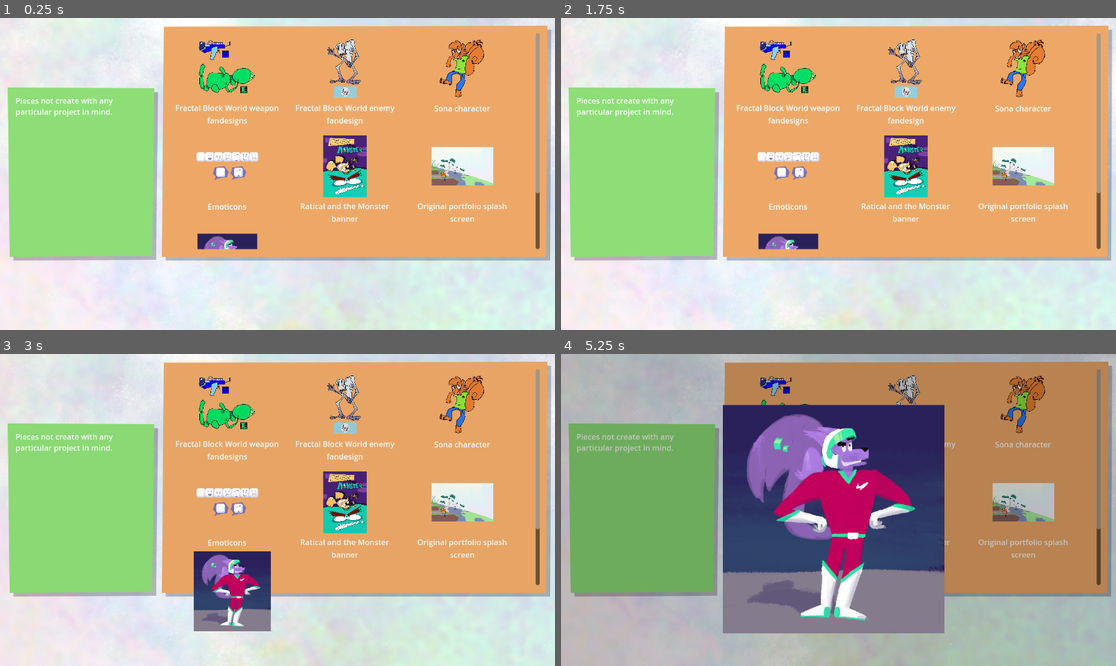
Above: before the commit, frames 1-4 (two rows, left to right).
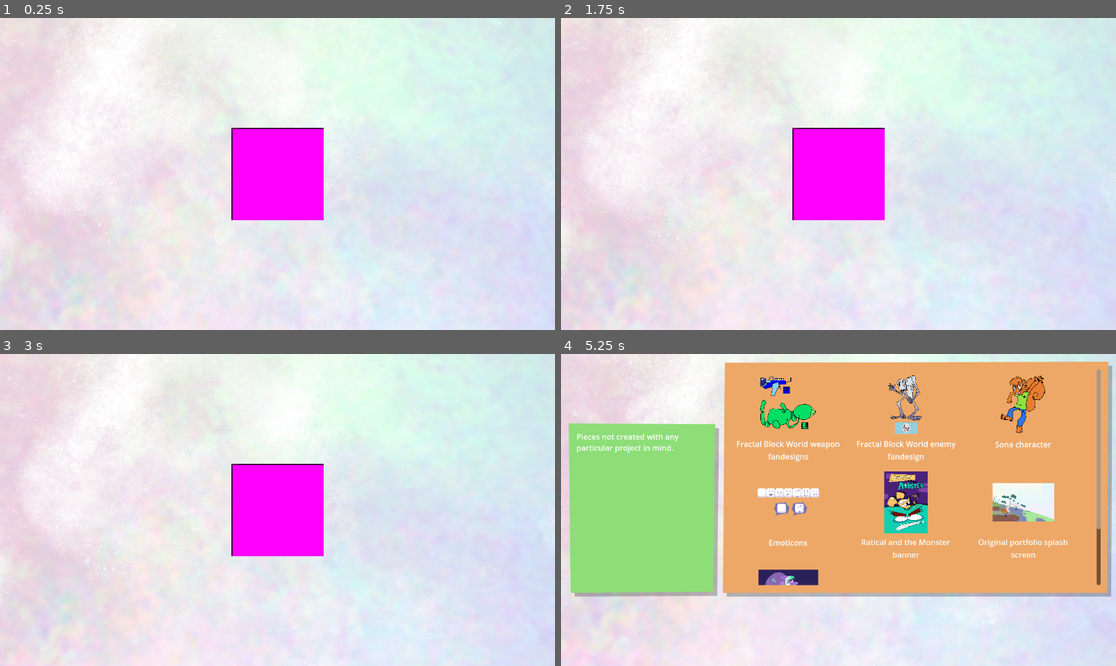
Above: after the commit, the same moments.

Repository: JumboDS64/PortfolioSite
Game: Godot game, scene res://main.tscn
Two runs of this game, one before a commit and one after it. Both use one fixed random seed, a clock stepped at 60 frames per second and the inputs below.
Inputs (mouse positions are in pixels of both pictures, inside the frame that each line leads up to):
- Up to frame 1 (0.25 s): no input
- Up to frame 2 (1.75 s): tap Enter at 0.5 s; move the mouse to (960, 158) at 0.52 s; click (960, 158) at 0.67 s; tap Space at 1.25 s; move the mouse to (727, 189) at 1.27 s; click (727, 189) at 1.42 s
- Up to frame 3 (3 s): tap Enter at 2 s; move the mouse to (333, 441) at 2.02 s; click (333, 441) at 2.17 s; tap Space at 2.75 s; move the mouse to (249, 572) at 2.77 s; click (249, 572) at 2.92 s
- Up to frame 4 (5.25 s): tap Enter at 3.5 s; move the mouse to (1005, 556) at 3.52 s; click (1005, 556) at 3.67 s; tap Space at 4.25 s; move the mouse to (672, 463) at 4.27 s; click (672, 463) at 4.42 s; move the mouse to (866, 510) at 5.02 s; click (866, 510) at 5.17 s

The runs differ from the first frame. In frame 1, 71% of the frame differs, in the area x 0-100%, y 0-100%; in frame 2, 72%; in frame 3, 76%; in frame 4, 99%.
Error after the commit: Invalid access to property or key 'position' on a base object of type 'null instance'. (res://scenes/gfx/darkworld.gd:9)

Commit message:
darkworld bg now scrolls

Diff:
--- a/assets/categories/p_null.json
+++ b/assets/categories/p_null.json
@@ -1,4 +1,4 @@
 {
 	"title": "Misc.",
-	"description": "Pieces not create with any particular project in mind."
+	"description": "Pieces not created with any particular project in mind."
 }
--- a/main.gd
+++ b/main.gd
@@ -7,7 +7,7 @@
 	Global.load_data()
 	#print(Global.piecesSorted_project)
 	#print(Global.piecesSorted_skill)
-	set_mode("universe_null")
+	set_mode("selectProject")
 
 func set_mode(path):
 	remove_child(mode)
--- a/project.godot
+++ b/project.godot
@@ -23,6 +23,11 @@
 
 naming/node_name_casing=2
 
+[layer_names]
+
+2d_physics/layer_1="Terrain"
+2d_physics/layer_5="Mouse"
+
 [rendering]
 
 textures/canvas_textures/default_texture_filter=0
--- /dev/null
+++ b/scenes/entities_multiverse/universe.gd
@@ -0,0 +1,11 @@
+extends CharacterBody2D
+
+@export var category:String
+
+func _ready():
+	pass
+
+func _on_input_event(viewport: Node, event: InputEvent, shape_idx: int) -> void:
+	if(event is InputEventMouseButton):
+		if(event.button_index == 1 and event.pressed):
+			Global.MAIN.set_mode("category_"+category)
--- /dev/null
+++ b/scenes/entities_multiverse/universe.tscn
@@ -0,0 +1,21 @@
+[gd_scene load_steps=4 format=3 uid="uid://bh8kv4aela35l"]
+
+[ext_resource type="Script" uid="uid://dyks5l2mrenew" path="res://scenes/entities_multiverse/universe.gd" id="1_72fdd"]
+
+[sub_resource type="PlaceholderTexture2D" id="PlaceholderTexture2D_72fdd"]
+size = Vector2(192, 192)
+
+[sub_resource type="CircleShape2D" id="CircleShape2D_72fdd"]
+radius = 96.0
+
+[node name="universe" type="CharacterBody2D"]
+input_pickable = true
+script = ExtResource("1_72fdd")
+
+[node name="sprite_2d" type="Sprite2D" parent="."]
+texture = SubResource("PlaceholderTexture2D_72fdd")
+
+[node name="collision_shape_2d" type="CollisionShape2D" parent="."]
+shape = SubResource("CircleShape2D_72fdd")
+
+[connection signal="input_event" from="." to="." method="_on_input_event"]
--- a/scenes/gfx/clouds.gdshader
+++ b/scenes/gfx/clouds.gdshader
@@ -4,6 +4,7 @@
 uniform sampler2D darkclouds2 : repeat_enable, filter_nearest;
 uniform sampler2D darkclouds3 : repeat_enable, filter_nearest;
 varying vec2 worldUV;
+uniform vec2 cam_;
 const float timeRollover = 3600.0;
 const float timeDiv = 8.0;
 
@@ -12,19 +13,20 @@
 }
 
 void fragment() {
+	vec2 cam = cam_*0.0005;
 	vec2 noiseCorrect = vec2(1.0,1.0)/vec2(textureSize(darkclouds1, 0).xy);
 	vec2 wuv = vec2(worldUV.x*noiseCorrect.x, worldUV.y*noiseCorrect.y);
 	float v1 = texture(darkclouds1, vec2(wuv.x + TIME/(50.0*timeDiv),
-										 wuv.y + TIME/(25.0*timeDiv))).x;
+										 wuv.y + TIME/(25.0*timeDiv)) - cam*0.5).x;
 	float v2 = texture(darkclouds1, vec2(wuv.x*2.0 - TIME/(25.0*timeDiv),
-										 wuv.y*2.0 - TIME/(50.0*timeDiv))).x;
+										 wuv.y*2.0 - TIME/(50.0*timeDiv)) - cam*0.5).x;
 	float v3 = texture(darkclouds3, vec2(wuv.x*2.0 + TIME/(15.0*timeDiv),
-										 wuv.y*2.0 + TIME/(60.0*timeDiv))).x;
+										 wuv.y*2.0 + TIME/(60.0*timeDiv)) - cam*0.5).x;
 	float v4 = texture(darkclouds3, vec2(wuv.x - TIME/(100.0*timeDiv),
-										 wuv.y - TIME/(200.0*timeDiv))).x;
-	float vB1 = texture(darkclouds2, vec2(wuv.x*3.0 - TIME/(15.0*timeDiv) + cos(TIME/(1.0*timeDiv) + wuv.y*10.0)/10.0,
-										  wuv.y*3.0 + TIME/(60.0*timeDiv) + sin(TIME/(1.0*timeDiv) + wuv.x*10.0)/10.0)).x;
+										 wuv.y - TIME/(200.0*timeDiv)) - cam*0.5).x;
+	float vB1 = texture(darkclouds2, vec2(wuv.x*3.0 - TIME/(15.0*timeDiv) - cam.x*0.25 + cos(TIME/(1.0*timeDiv) + wuv.y*10.0 - cam.x*0.25)/10.0,
+										  wuv.y*3.0 + TIME/(60.0*timeDiv) - cam.y*0.25 + sin(TIME/(1.0*timeDiv) + wuv.x*10.0 - cam.y*0.25)/10.0)).x;
 	float vB2 = texture(darkclouds1, vec2(wuv.x*3.0 + TIME/(60.0*timeDiv),
-										  wuv.y*3.0 - TIME/(20.0*timeDiv))).x;
+										  wuv.y*3.0 - TIME/(20.0*timeDiv)) - cam*0.5).x;
 	COLOR = vec4(1.0,1.0,1.0, (v1-v2 + clamp(v3-v4,0.0,1.0) + clamp(vB1-vB2,0.0,1.0))*2.0);
 }
--- a/scenes/gfx/darkworld.gd
+++ b/scenes/gfx/darkworld.gd
@@ -5,4 +5,6 @@
 	pass
 
 func _process(delta):
-	pass
+	if(!Engine.is_editor_hint()):
+		$surface.material.set_shader_parameter("cam_", get_viewport().get_camera_2d().position)
+		$clouds.material.set_shader_parameter("cam_", get_viewport().get_camera_2d().position)
--- a/scenes/gfx/darkworld.tscn
+++ b/scenes/gfx/darkworld.tscn
@@ -11,6 +11,7 @@
 [sub_resource type="ShaderMaterial" id="ShaderMaterial_0ibk5"]
 shader = ExtResource("2_25lfg")
 shader_parameter/darksurface = ExtResource("6_h3pja")
+shader_parameter/cam_ = Vector2(0, 0)
 
 [sub_resource type="PlaceholderTexture2D" id="PlaceholderTexture2D_2v7wt"]
 size = Vector2(1152, 648)
@@ -20,6 +21,7 @@
 shader_parameter/darkclouds1 = ExtResource("3_ij8v3")
 shader_parameter/darkclouds2 = ExtResource("4_vjurf")
 shader_parameter/darkclouds3 = ExtResource("5_0lmsw")
+shader_parameter/cam_ = Vector2(0, 0)
 
 [node name="darkworld" type="Node2D"]
 script = ExtResource("1_2v7wt")
--- a/scenes/gfx/surface.gdshader
+++ b/scenes/gfx/surface.gdshader
@@ -2,6 +2,7 @@
 
 uniform sampler2D darksurface : repeat_enable, filter_nearest;
 varying vec2 worldUV;
+uniform vec2 cam_;
 const float timeRollover = 3600.0;
 const float timeDiv = 8.0;
 
@@ -10,9 +11,10 @@
 }
 
 void fragment() {
+	vec2 cam = cam_*0.0005;
 	vec2 noiseCorrect = vec2(1.0,1.0)/vec2(textureSize(darksurface, 0).xy);
 	vec2 wuv = vec2(worldUV.x*noiseCorrect.x, worldUV.y*noiseCorrect.y);
 	vec4 v1 = texture(darksurface, vec2(wuv.x + TIME/(30.0*timeDiv),
-										wuv.y + TIME/(20.0*timeDiv)));
+										wuv.y + TIME/(20.0*timeDiv)) - cam*0.75);
 	COLOR = v1;
 }
--- /dev/null
+++ b/scenes/modes/cameraScroll.gd
@@ -0,0 +1,19 @@
+extends StaticBody2D
+
+@export var vec:Vector2
+@export var camera:Camera2D
+var isMouse:bool
+
+func _ready():
+	input_pickable = true
+
+func _on_mouse_entered() -> void:
+	print(name)
+	isMouse = true
+
+func _on_mouse_exited() -> void:
+	isMouse = false
+
+func _process(delta):
+	if(isMouse):
+		camera.position += vec*400*delta
--- a/scenes/modes/mode_universe_null.tscn
+++ b/scenes/modes/mode_category_null.tscn
@@ -1,20 +1,20 @@
 [gd_scene load_steps=5 format=3 uid="uid://d3ifx0l53kpqj"]
 
-[ext_resource type="Script" uid="uid://dw6p7w4w3268s" path="res://scenes/modes/mode_universe.gd" id="1_ep24m"]
+[ext_resource type="Script" uid="uid://dw6p7w4w3268s" path="res://scenes/modes/mode_category.gd" id="1_ep24m"]
 [ext_resource type="PackedScene" uid="uid://df0xomm3hogj5" path="res://scenes/gfx/darkworld.tscn" id="2_37gao"]
-[ext_resource type="PackedScene" uid="uid://d0bvukphyye4y" path="res://scenes/widgets/universe_menu.tscn" id="2_egq6i"]
+[ext_resource type="PackedScene" uid="uid://d0bvukphyye4y" path="res://scenes/widgets/category_menu.tscn" id="2_egq6i"]
 [ext_resource type="Texture2D" uid="uid://bwttxk4k7px5k" path="res://assets/themes/universe_base.png" id="3_t244s"]
 
-[node name="mode_universe_null" type="Node"]
+[node name="mode_category_null" type="Node"]
 script = ExtResource("1_ep24m")
 
 [node name="darkworld" parent="." instance=ExtResource("2_37gao")]
 
-[node name="universe_base" type="Sprite2D" parent="."]
+[node name="category_base" type="Sprite2D" parent="."]
 position = Vector2(576, 256)
 texture = ExtResource("3_t244s")
 
-[node name="universe_menu" parent="." instance=ExtResource("2_egq6i")]
+[node name="category_menu" parent="." instance=ExtResource("2_egq6i")]
 tag = "null"
 
 [node name="focusFade" type="ColorRect" parent="."]
--- /dev/null
+++ b/scenes/modes/mode_selectProject.gd
@@ -0,0 +1,7 @@
+extends Mode
+
+func _ready():
+	pass
+
+func _process(delta):
+	pass
--- /dev/null
+++ b/scenes/modes/mode_selectProject.tscn
@@ -0,0 +1,83 @@
+[gd_scene load_steps=9 format=3 uid="uid://ce8gwym5rlmy8"]
+
+[ext_resource type="Script" uid="uid://61uakgsmmwx0" path="res://scenes/modes/mode_selectProject.gd" id="1_bow8e"]
+[ext_resource type="PackedScene" uid="uid://df0xomm3hogj5" path="res://scenes/gfx/darkworld.tscn" id="2_e6j50"]
+[ext_resource type="Script" uid="uid://bkx7ndiwnuljv" path="res://scenes/modes/cameraScroll.gd" id="3_1qo12"]
+[ext_resource type="PackedScene" uid="uid://bh8kv4aela35l" path="res://scenes/entities_multiverse/universe.tscn" id="3_v0ywi"]
+
+[sub_resource type="WorldBoundaryShape2D" id="WorldBoundaryShape2D_v0ywi"]
+normal = Vector2(1, 0)
+
+[sub_resource type="WorldBoundaryShape2D" id="WorldBoundaryShape2D_1qo12"]
+normal = Vector2(-1, 0)
+
+[sub_resource type="WorldBoundaryShape2D" id="WorldBoundaryShape2D_w2oxa"]
+normal = Vector2(0, 1)
+
+[sub_resource type="WorldBoundaryShape2D" id="WorldBoundaryShape2D_hksgq"]
+
+[node name="mode_selectProject" type="Node"]
+script = ExtResource("1_bow8e")
+
+[node name="camera_2d" type="Camera2D" parent="."]
+position = Vector2(576, 324)
+
+[node name="darkworld" parent="camera_2d" instance=ExtResource("2_e6j50")]
+position = Vector2(-576, -324)
+
+[node name="scroll_left" type="StaticBody2D" parent="camera_2d" node_paths=PackedStringArray("camera")]
+position = Vector2(-480, 0)
+collision_layer = 16
+collision_mask = 0
+script = ExtResource("3_1qo12")
+vec = Vector2(-1, 0)
+camera = NodePath("..")
+
+[node name="collision_shape_2d" type="CollisionShape2D" parent="camera_2d/scroll_left"]
+shape = SubResource("WorldBoundaryShape2D_v0ywi")
+
+[node name="scroll_right" type="StaticBody2D" parent="camera_2d" node_paths=PackedStringArray("camera")]
+position = Vector2(480, 0)
+collision_layer = 16
+collision_mask = 0
+script = ExtResource("3_1qo12")
+vec = Vector2(1, 0)
+camera = NodePath("..")
+
+[node name="collision_shape_2d" type="CollisionShape2D" parent="camera_2d/scroll_right"]
+shape = SubResource("WorldBoundaryShape2D_1qo12")
+
+[node name="scroll_up" type="StaticBody2D" parent="camera_2d" node_paths=PackedStringArray("camera")]
+position = Vector2(0, -228)
+collision_layer = 16
+collision_mask = 0
+script = ExtResource("3_1qo12")
+vec = Vector2(0, -1)
+camera = NodePath("..")
+
+[node name="collision_shape_2d" type="CollisionShape2D" parent="camera_2d/scroll_up"]
+shape = SubResource("WorldBoundaryShape2D_w2oxa")
+
+[node name="scroll_down" type="StaticBody2D" parent="camera_2d" node_paths=PackedStringArray("camera")]
+position = Vector2(0, 228)
+collision_layer = 16
+collision_mask = 0
+script = ExtResource("3_1qo12")
+vec = Vector2(0, 1)
+camera = NodePath("..")
+
+[node name="collision_shape_2d" type="CollisionShape2D" parent="camera_2d/scroll_down"]
+shape = SubResource("WorldBoundaryShape2D_hksgq")
+
+[node name="universe" parent="." instance=ExtResource("3_v0ywi")]
+position = Vector2(576, 324)
+category = "null"
+
+[connection signal="mouse_entered" from="camera_2d/scroll_left" to="camera_2d/scroll_left" method="_on_mouse_entered"]
+[connection signal="mouse_exited" from="camera_2d/scroll_left" to="camera_2d/scroll_left" method="_on_mouse_exited"]
+[connection signal="mouse_entered" from="camera_2d/scroll_right" to="camera_2d/scroll_right" method="_on_mouse_entered"]
+[connection signal="mouse_exited" from="camera_2d/scroll_right" to="camera_2d/scroll_right" method="_on_mouse_exited"]
+[connection signal="mouse_entered" from="camera_2d/scroll_up" to="camera_2d/scroll_up" method="_on_mouse_entered"]
+[connection signal="mouse_exited" from="camera_2d/scroll_up" to="camera_2d/scroll_up" method="_on_mouse_exited"]
+[connection signal="mouse_entered" from="camera_2d/scroll_down" to="camera_2d/scroll_down" method="_on_mouse_entered"]
+[connection signal="mouse_exited" from="camera_2d/scroll_down" to="camera_2d/scroll_down" method="_on_mouse_exited"]
--- a/scenes/widgets/universe_menu.tscn
+++ b/scenes/widgets/category_menu.tscn
@@ -1,9 +1,9 @@
 [gd_scene load_steps=3 format=3 uid="uid://d0bvukphyye4y"]
 
-[ext_resource type="Script" uid="uid://b7xyfmbiytdwf" path="res://scenes/widgets/universe_menu.gd" id="1_camx2"]
+[ext_resource type="Script" uid="uid://b7xyfmbiytdwf" path="res://scenes/widgets/category_menu.gd" id="1_camx2"]
 [ext_resource type="Theme" uid="uid://n5ipliavk46y" path="res://assets/themes/theme_base.tres" id="2_tai5y"]
 
-[node name="universe_menu" type="Control"]
+[node name="category_menu" type="Control"]
 layout_mode = 3
 anchor_right = 1.0
 anchor_bottom = 0.79
--- a/scenes/widgets/pieceWidget.gd
+++ b/scenes/widgets/pieceWidget.gd
@@ -35,12 +35,14 @@
 	Global.mode().focusFade.visible = true
 	tween = get_tree().create_tween()
 	tween.set_trans(Tween.TransitionType.TRANS_QUART)
+	tween.set_ease(Tween.EaseType.EASE_OUT)
 	tween.tween_property(thumb, "position", Global.WINDOW_CENTER-Vector2(64*TWEENSCALE,64*TWEENSCALE), TWEENTIME)
 	tween.parallel().tween_property(thumb, "scale", Vector2(TWEENSCALE,TWEENSCALE), TWEENTIME)
 	tween.parallel().tween_property(Global.mode().focusFade, "color", Color(0.0, 0.0, 0.0, 0.25), TWEENTIME)
 func tween_unfocus():
 	tween = get_tree().create_tween()
 	tween.set_trans(Tween.TransitionType.TRANS_QUART)
+	tween.set_ease(Tween.EaseType.EASE_OUT)
 	tween.tween_property(thumb, "position", global_position+Vector2(56.0, 8.0), TWEENTIME)
 	tween.parallel().tween_property(thumb, "scale", Vector2(1.0, 1.0), TWEENTIME)
 	tween.parallel().tween_property(Global.mode().focusFade, "color", Color(0.0, 0.0, 0.0, 0.0), TWEENTIME)
--- a/scenes/widgets/pieceWidget.tscn
+++ b/scenes/widgets/pieceWidget.tscn
@@ -6,6 +6,7 @@
 custom_minimum_size = Vector2(240, 200)
 layout_direction = 2
 layout_mode = 3
+anchors_preset = 0
 offset_right = 240.0
 offset_bottom = 200.0
 grow_horizontal = 2
@@ -14,6 +15,7 @@
 
 [node name="thumbnail" type="Control" parent="."]
 layout_mode = 1
+anchors_preset = 5
 anchor_left = 0.5
 anchor_right = 0.5
 offset_left = -64.0
Not shown, added: scenes/entities_multiverse/universe.gd.uid
Not shown, added: scenes/modes/cameraScroll.gd.uid
Renamed: scenes/modes/mode_universe.gd -> scenes/modes/mode_category.gd
Renamed: scenes/modes/mode_universe.gd.uid -> scenes/modes/mode_category.gd.uid
Not shown, added: scenes/modes/mode_selectProject.gd.uid
Renamed: scenes/widgets/universe_menu.gd -> scenes/widgets/category_menu.gd
Renamed: scenes/widgets/universe_menu.gd.uid -> scenes/widgets/category_menu.gd.uid
